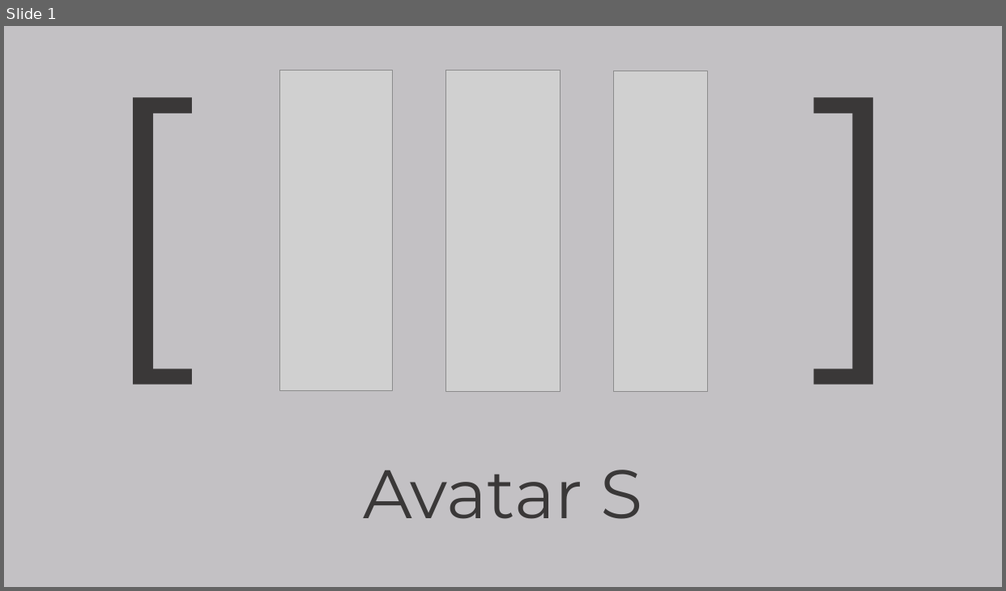
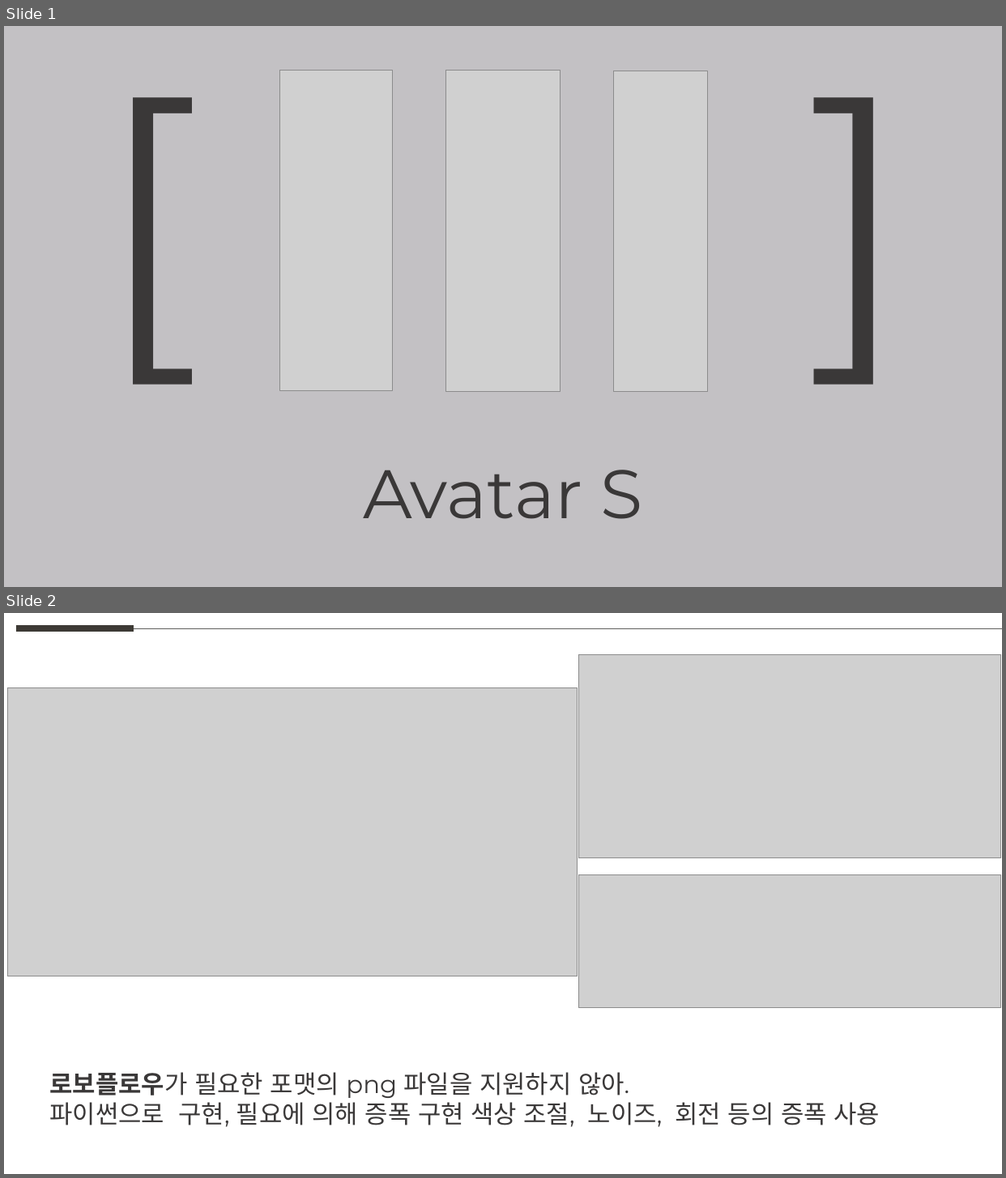
Before and after one commit to weaknessHero/Project_AvatarS, a slide deck: 발표자료/업데이트/LJHPPT.pptx. Shown one above the other, each under a label of ours: slide 1 before the commit, slides 1 and 2 after it. The pictures are 1006x591 and 1006x1178 pixels, drawn with LibreOffice and Linux fonts; fonts in the diff are those of the drawing; grey boxes stand for pictures. Boxes give left, top, right and bottom in pixels: in the first picture for what was removed or moved away, otherwise in the second. Text is boxed around its words. In the diff, an @@ line names an element or a change of style, - is before the commit and + after.

```diff
--- a/발표자료/업데이트/LJHPPT.pptx
+++ b/발표자료/업데이트/LJHPPT.pptx
@@ slide 2 added at (4,613,1002,1174), background #FFFFFF @@
@@ line added from (17, 628) to (134, 628), #3D3A35 6 pt @@
@@ line added from (134, 628) to (1002, 628), #5F5F5D 0.5 pt @@
@@ picture added at (579,654,1001,858) @@
@@ picture added at (7,688,577,976) @@
@@ picture added at (579,875,1001,1007) @@
@@ text added at (50,1072,880,1127), 24 pt, text #3A3838 @@
+로보플로우가 필요한 포맷의 png 파일을 지원하지 않아.
+파이썬으로 구현, 필요에 의해 증폭 구현 색상 조절, 노이즈, 회전 등의 증폭 사용
```
Also in this commit, not shown: 1 other slide added, 2 slides removed, 20 other files.
